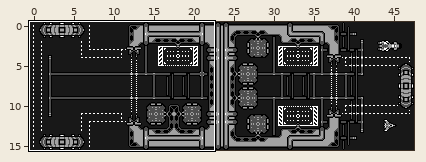
A Tiled map gets an edit: Experiments/TiledEditor/TransportDemo8.tmx. The first picture is a wide view before the edit; the outline marks the close-up.
Close-up. The starting point:
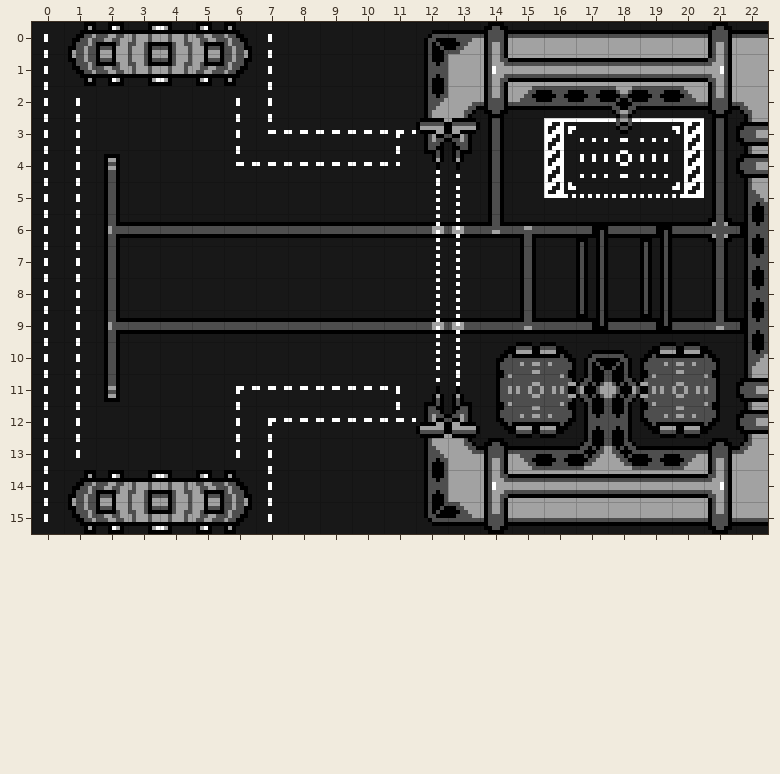
Cells are 8x8 px. Shown: x 0..22, y 0..15.
Now the later version:
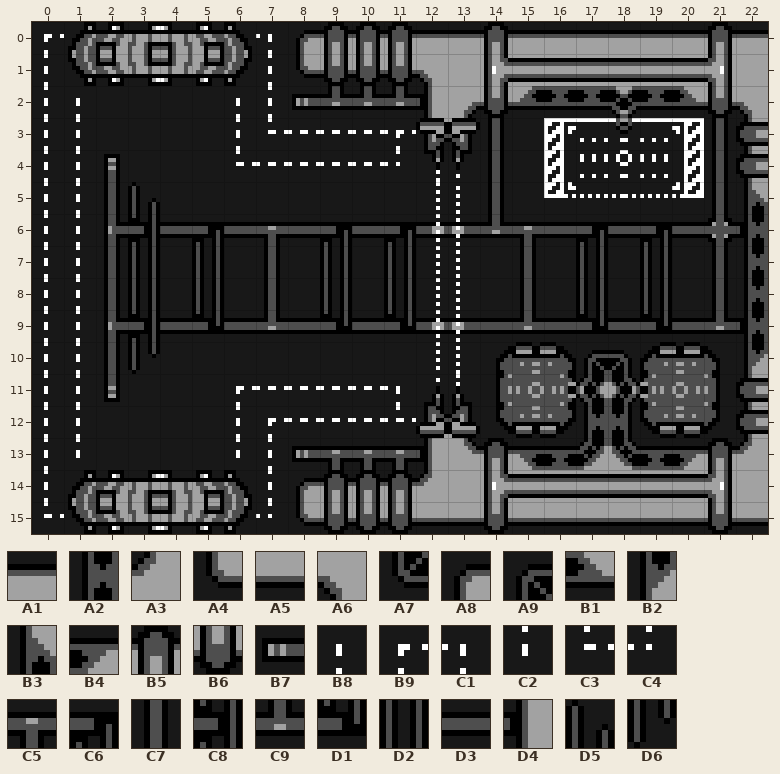
Key: from "Station8": A1 3, A2 5, A3 9, A4 16, A5 17, A6 18, A7 20, A8 25, A9 29, B1 36, B2 37, B3 45, B4 46, B5 50, B6 66, B7 72, B8 82, B9 83, C1 85, C2 98, C3 99, C4 101, C5 130, C6 132, C7 136, C8 140, C9 146, D1 148, D2 149, D3 154, D4 155, D5 157, D6 159.
__ is an empty cell.
From the commit log: The demo is making good progress
The exact change:
{"where": "layer \"Tile Layer 1\""}
{"y":0,"x":0,"old":"B8","new":"B9"}
{"y":0,"x":7,"old":"B8 __ __ __ __ A9 B4","new":"C1 A8 B5 B5 B5 A1 A1"}
{"y":1,"x":8,"old":"__ __ __ __ A2","new":"A4 B6 B6 B6 A6"}
{"y":2,"x":8,"old":"__ __ __ __ B2","new":"B7 C9 C9 C9 D4"}
{"y":5,"x":3,"old":"__","new":"D5"}
{"y":6,"x":3,"old":"D3","new":"C8"}
{"y":6,"x":5,"old":"D3","new":"C6"}
{"y":6,"x":7,"old":"D3","new":"C5"}
{"y":6,"x":9,"old":"D3","new":"C6"}
{"y":6,"x":11,"old":"D3","new":"C6"}
{"y":7,"x":3,"old":"__","new":"D2"}
{"y":7,"x":5,"old":"__","new":"D2"}
{"y":7,"x":7,"old":"__","new":"C7"}
{"y":7,"x":9,"old":"__","new":"D2"}
{"y":7,"x":11,"old":"__","new":"D2"}
{"y":8,"x":3,"old":"__","new":"D2"}
{"y":8,"x":5,"old":"__","new":"D2"}
{"y":8,"x":7,"old":"__","new":"C7"}
{"y":8,"x":9,"old":"__","new":"D2"}
{"y":8,"x":11,"old":"__","new":"D2"}
{"y":9,"x":3,"old":"D3","new":"C8"}
{"y":9,"x":5,"old":"D3","new":"D1"}
{"y":9,"x":7,"old":"D3","new":"C9"}
{"y":9,"x":9,"old":"D3","new":"D1"}
{"y":9,"x":11,"old":"D3","new":"D1"}
{"y":10,"x":3,"old":"__","new":"D6"}
{"y":13,"x":8,"old":"__ __ __ __ B3","new":"B7 C5 C5 C5 D4"}
{"y":14,"x":8,"old":"__ __ __ __ A2","new":"A8 B5 B5 B5 A3"}
{"y":15,"x":0,"old":"C2","new":"C3"}
{"y":15,"x":7,"old":"C2 __ __ __ __ A7 B1","new":"C4 A4 B6 B6 B6 A5 A5"}
